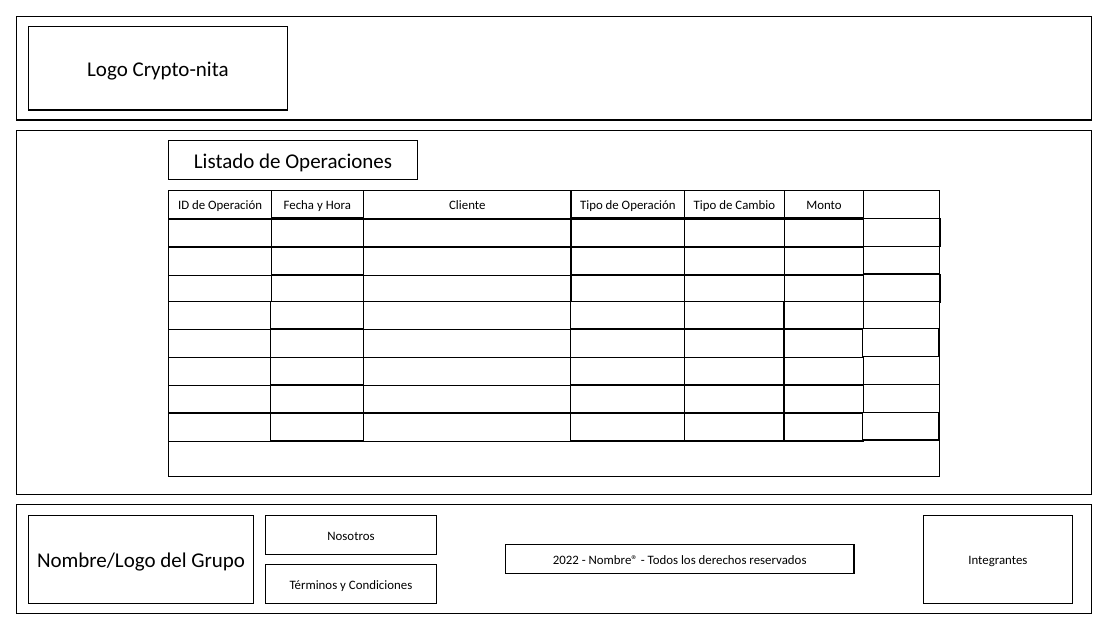
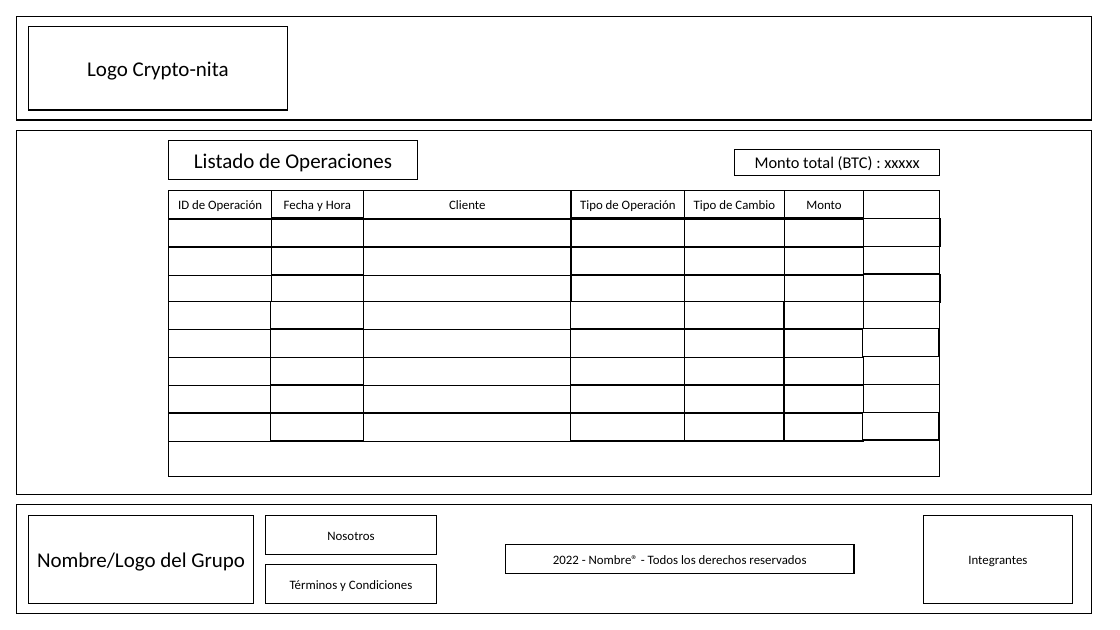
Before and after one commit to DogeFox071101/Crypto-nita_2022-0_Grupo3, a slide deck: slide 16 of Sketches/FirstSketch.pptx (slide 8 before the commit). Drawn at 1120x630 pixels with LibreOffice and Linux fonts; fonts in the diff are those of the drawing. Boxes give left, top, right and bottom in pixels: in the first picture for what was removed or moved away, otherwise in the second. Text is boxed around its words. In the diff, an @@ line names an element or a change of style, - is before the commit and + after.

```diff
--- a/Sketches/FirstSketch.pptx
+++ b/Sketches/FirstSketch.pptx
@@ rectangle added at <box>735,150,940,176</box>, fill #FFFFFF, outline #000000 1 pt, 14 pt, text #000000 @@
+Monto total (BTC) : xxxxx
```
Also in this commit, not shown: 1 other slide changed, 8 slides added.
